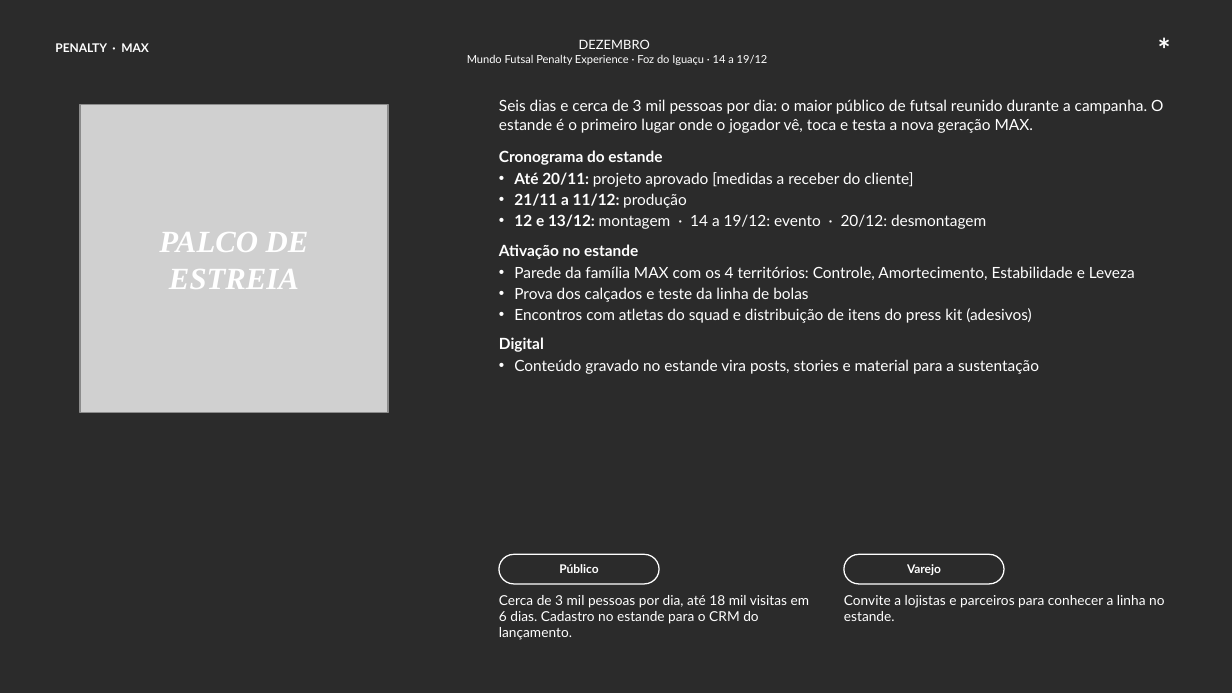
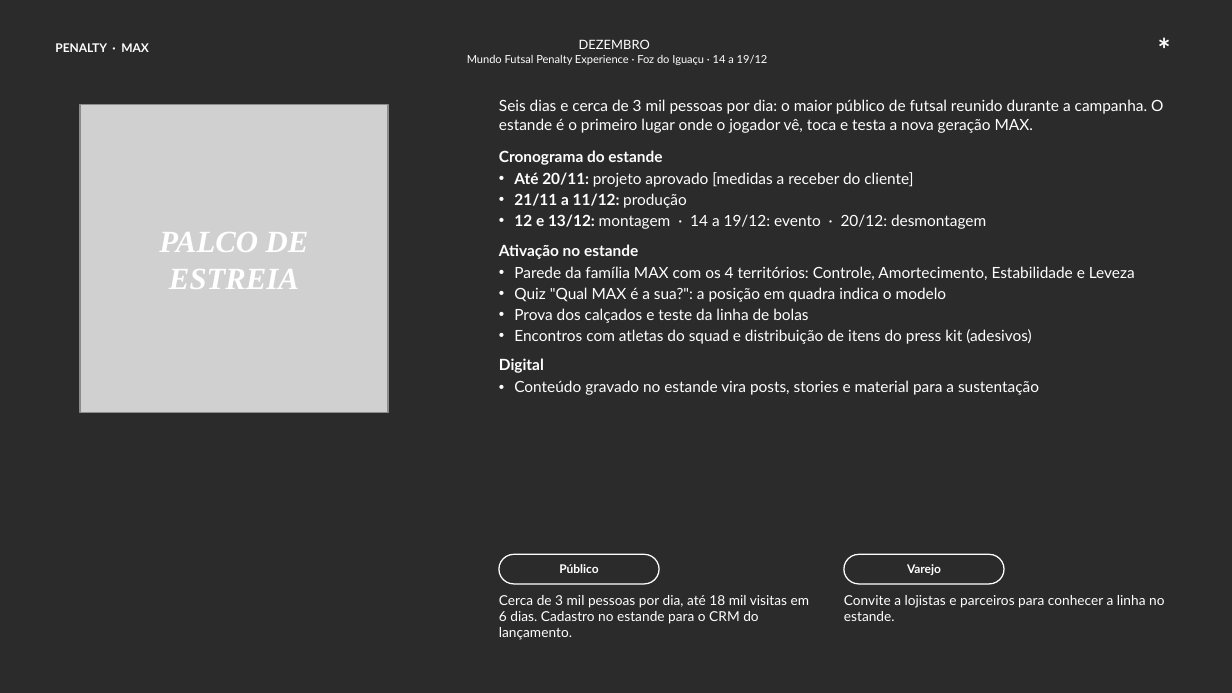
Before and after one commit to BiancaSchwanke/data-manipulation-exercises, a slide deck: slide 8 of penalty-max/Penalty_MAX_Roadmap.pptx. Drawn at 1232x693 pixels with LibreOffice and Linux fonts; fonts in the diff are those of the drawing; grey boxes stand for pictures; background and template pictures are left out; a plain dark background stands for a picture behind light text. Boxes give left, top, right and bottom in pixels: in the first picture for what was removed or moved away, otherwise in the second. Text is boxed around its words. In the diff, an @@ line names an element or a change of style, - is before the commit and + after.

```diff
--- a/penalty-max/Penalty_MAX_Roadmap.pptx
+++ b/penalty-max/Penalty_MAX_Roadmap.pptx
@@ text at (x1=514, y1=287, x2=947, y2=302): paragraph added @@
+• Quiz "Qual MAX é a sua?": a posição em quadra indica o modelo
```
Also in this commit, not shown: 7 other slides changed, 1 other file.
